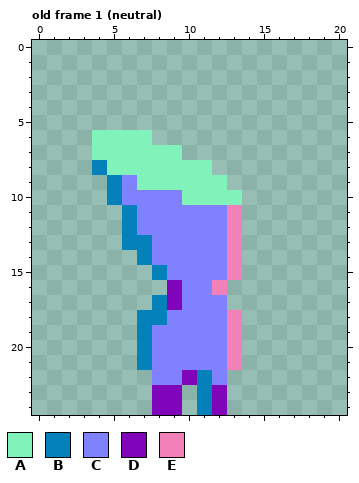
One commit to this pixel-art file: aseprite/gnome.aseprite. Above, as it was before the edit.
21x25 pixels, 25 frames. Shown: old frame 1 (neutral). The commit also changed other frames, which this record leaves out.
Palette (. is transparent): A #81f2ba  B #0481ba  C #8081ff  D #8005ba  E #f281ba
Pixels before, old frame 1 (neutral), first column x 4:
 6 AAAA......
 7 AAAAAA....
 8 BAAAAAAA..
 9 .BCAAAAAA.
10 .BCCCCAAAA
11 ..BCCCCCCE
12 ..BCCCCCCE
13 ..BBCCCCCE
14 ...BCCCCCE
15 ....BCCCCE
16 .....DCCE.
17 ....BDCCC.
18 ...BBCCCCE
19 ...BCCCCCE
20 ...BCCCCCE
21 ...BCCCCCE
22 ....CCDBC.
23 ....DD.BD.
24 ....DD.BD.
The same view after the edit:
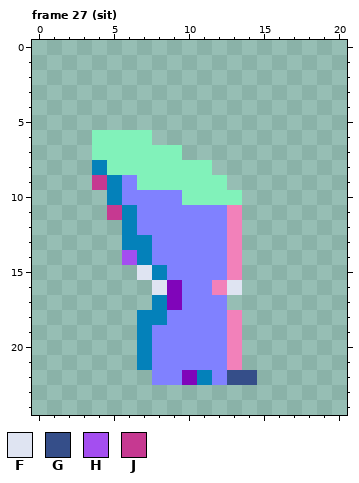
Colours new in this view: F #dfe4f2  G #354e89  H #a44ef0  J #c63991
A new or re-ordered frame is compared with the old frame closest to it.
From old to new:
frames 25 -> 28
layer "gnome" now shown
layer "head/head" now shown
layer "head/beard" now shown
Frame 27 (sit) is new; against old frame 1 (neutral):
y 9: x 4 . -> J
y 11: x 5 . -> J
y 14: x 6 . -> H
y 15: x 7 . -> F
y 16: x 8 . -> F; x 13 . -> F
y 22: x 13..14 .. -> GG
y 23..24: x 8..9 DD -> ..; x 11..12 BD -> ..
